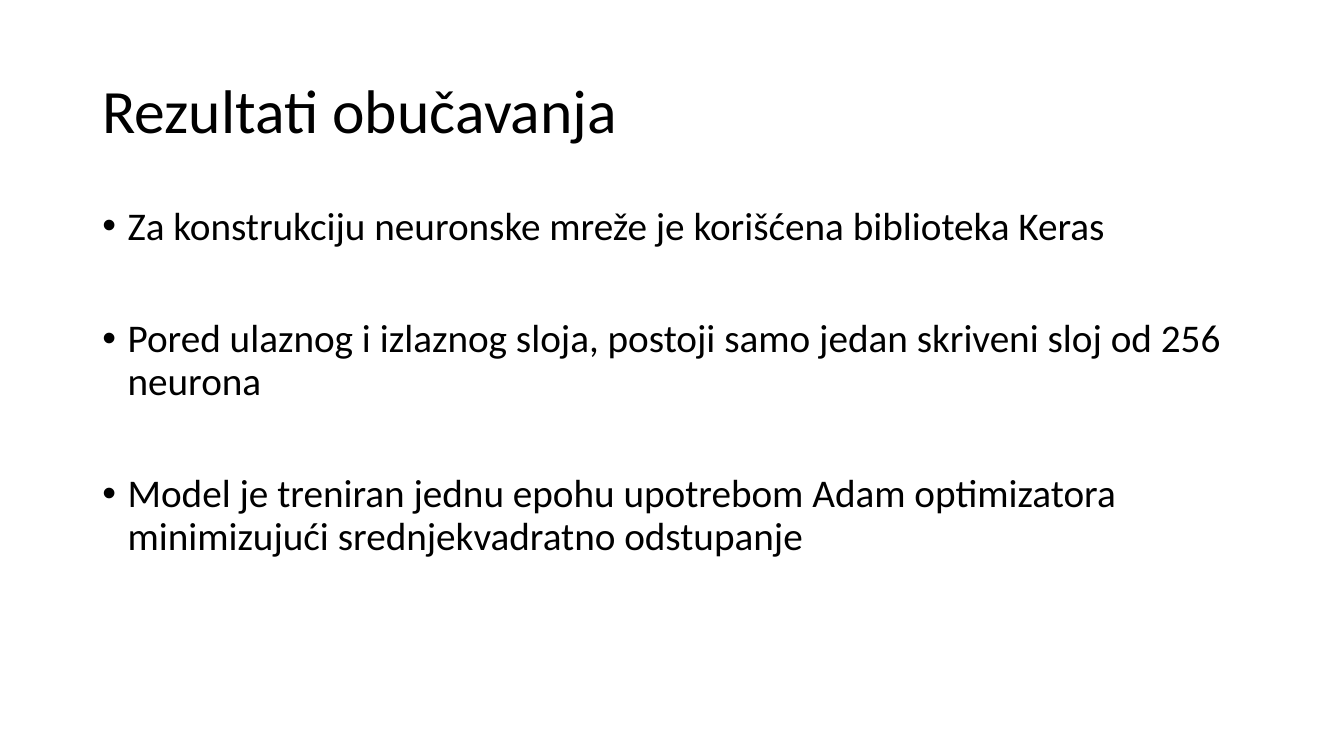
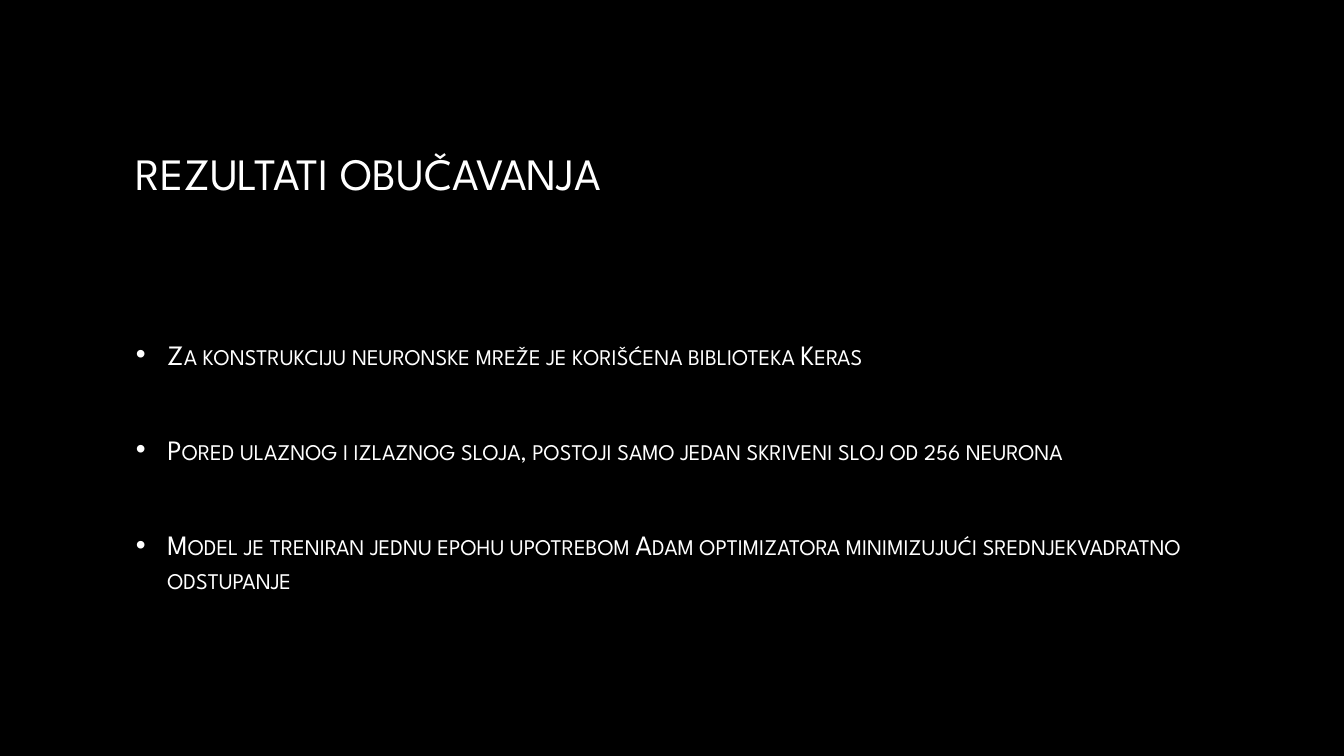
Before and after one commit to wesely1996/mapper_algoritam_sa_Netflix_podatcima, a slide deck: slide 8 of prezentacija.pptx. Drawn at 1344x756 pixels with LibreOffice and Linux fonts; fonts in the diff are those of the drawing; background and template pictures are left out. Boxes give left, top, right and bottom in pixels: in the first picture for what was removed or moved away, otherwise in the second. Text is boxed around its words. In the diff, an @@ line names an element or a change of style, - is before the commit and + after.

```diff
--- a/prezentacija.pptx
+++ b/prezentacija.pptx
@@ background #FFFFFF to picture (left out) @@
@@ title at <box>136,153,601,191</box>: text changed; size 44 to 32 pt; font Calibri to League Spartan; text colour #000000 to gradient #FFFFFF to #A6A6A6 @@
-Rezultati obučavanja
+REZULTATI OBUČAVANJA
@@ text "Za konstrukciju neuronske mreže je ...": place and size @@
-text "Za konstrukciju neuronske mreže je ..." at <box>128,212,1221,557</box>
+text "Za konstrukciju neuronske mreže je ..." at <box>167,346,1181,590</box>
@@ text "Za konstrukciju neuronske mreže je ..." at <box>167,346,1181,590</box>: size 28 to 20 pt, font Calibri to League Spartan, text colour #000000 to gradient #FFFFFF to #BFBFBF, small capitals on; indent changed; line spacing 0.9 to 1; vertical alignment top to middle @@
```
Also in this commit, not shown: 8 other slides changed, 2 slides added, 1 slide removed.
